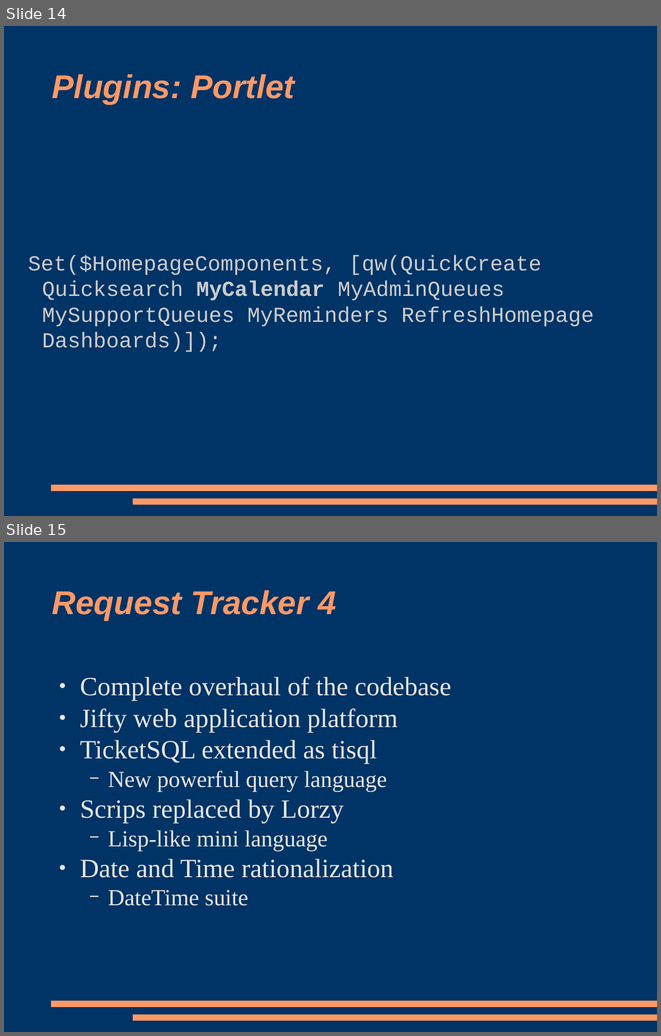
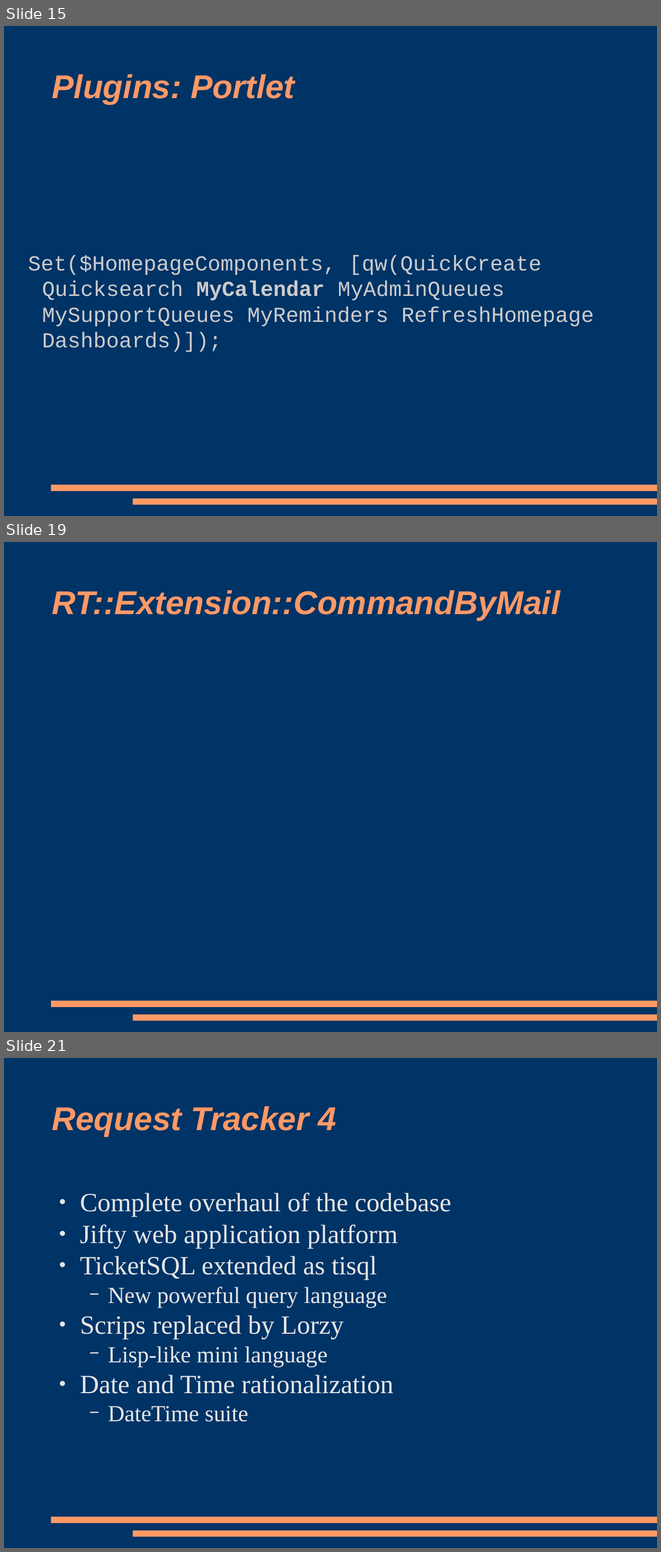
Before and after one commit to racke/Presentations, a slide deck: yapc2009/rt38.odp. Shown one above the other, each under a label of ours: slides 14 and 15 before the commit, slides 15, 19 and 21 after it; the slides between them are not shown. The pictures are 661x1036 and 661x1552 pixels, drawn with LibreOffice and Linux fonts; fonts in the diff are those of the drawing. Boxes give left, top, right and bottom in pixels: in the first picture for what was removed or moved away, otherwise in the second. Text is boxed around its words. In the diff, an @@ line names an element or a change of style, - is before the commit and + after.

```diff
--- a/yapc2009/rt38.odp
+++ b/yapc2009/rt38.odp
@@ slide 19 added at (4, 542, 657, 1032), background #003366; not listed: 2 template elements that a slide beside it also shows @@
@@ title added at (52, 590, 560, 620), 40 pt, text #FF9966, bold, italic @@
+RT::Extension::CommandByMail
@@ what was slide 14 is now slide 15 @@
@@ what was slide 15 is now slide 21 @@
```
Also in this commit, not shown: 2 slides changed, 5 other slides added, 1 other file.
